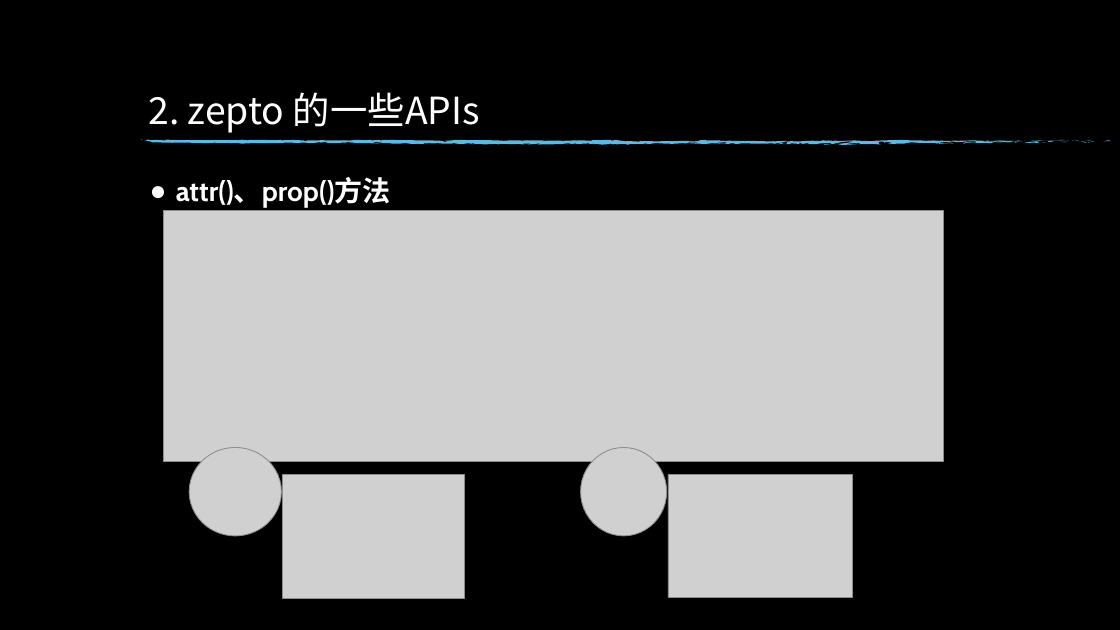
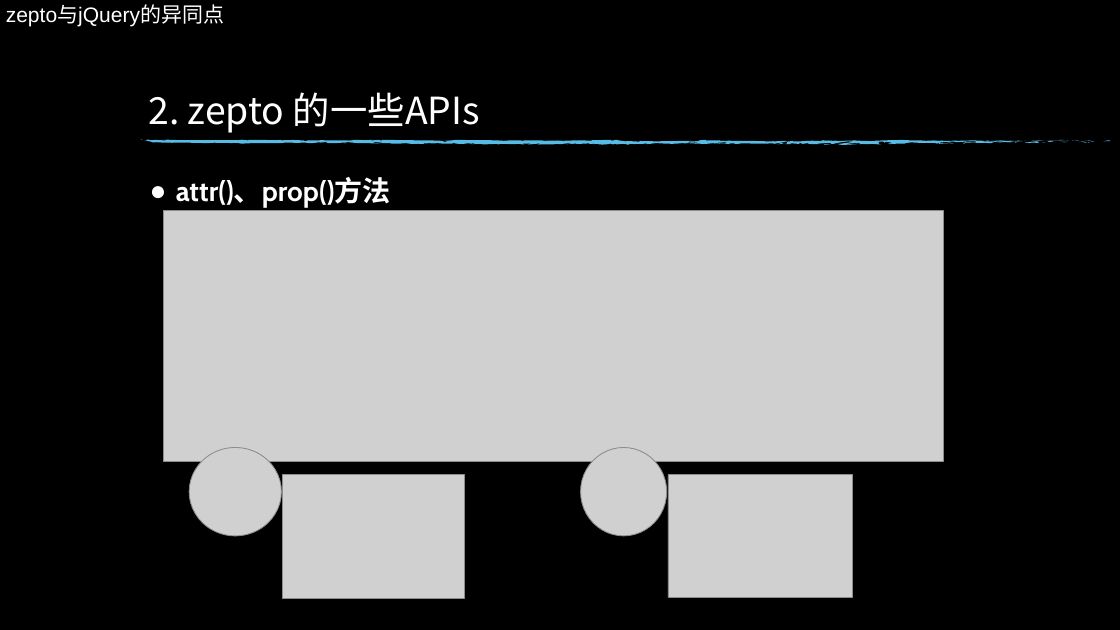
Before and after one commit to xiaotianxia/entern, a slide deck: slide 16 of dz-talk0904.pptx. Drawn at 1120x630 pixels with LibreOffice and Linux fonts; fonts in the diff are those of the drawing; grey boxes stand for pictures; background and template pictures are left out. Boxes give left, top, right and bottom in pixels: in the first picture for what was removed or moved away, otherwise in the second. Text is boxed around its words. In the diff, an @@ line names an element or a change of style, - is before the commit and + after.

```diff
--- a/dz-talk0904.pptx
+++ b/dz-talk0904.pptx
@@ text added at (6,6,224,27), 18 pt, text #FFFFFF @@
+zepto与jQuery的异同点
```
Also in this commit, not shown: 16 other slides changed, 4 slides added, 2 slides removed.
